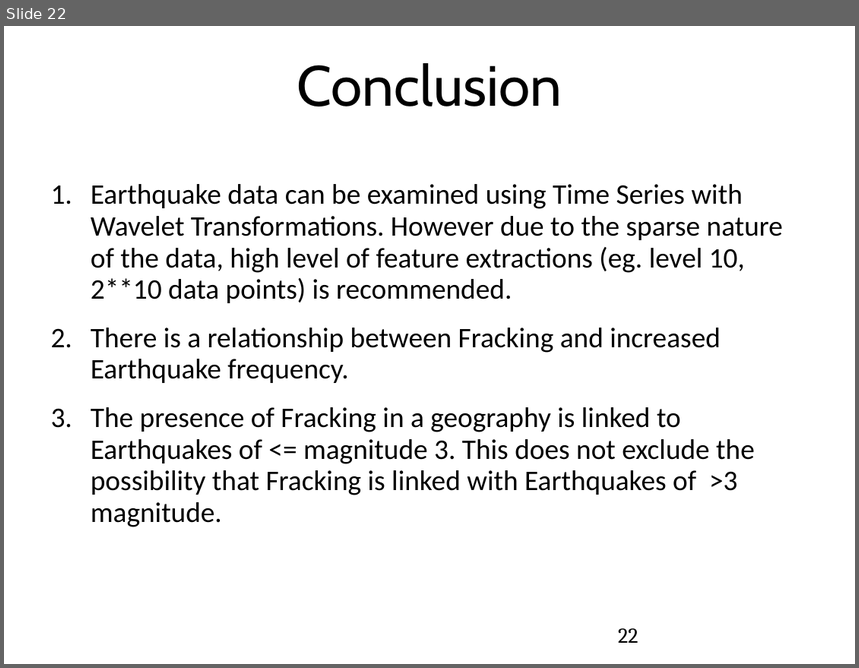
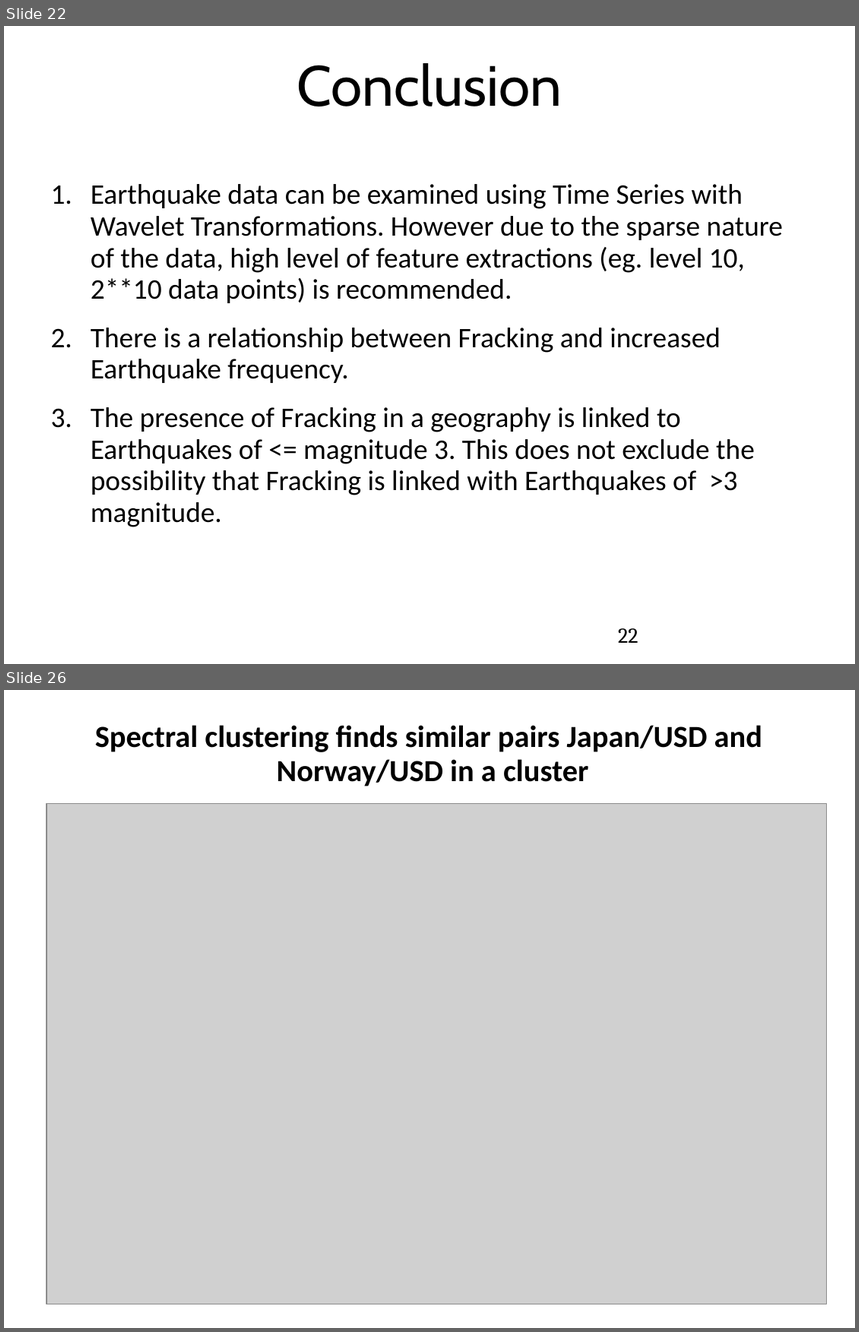
Before and after one commit to SsureyMoon/Ucsc-clustering, a slide deck: presentation/Final- WaveletBasedClusteringOfTimeSeries 3.pptx. Shown one above the other, each under a label of ours: slide 22 before the commit, slides 22 and 26 after it; the slides between them are not shown. The pictures are 859x668 and 859x1332 pixels, drawn with LibreOffice and Linux fonts; fonts in the diff are those of the drawing; grey boxes stand for pictures. Boxes give left, top, right and bottom in pixels: in the first picture for what was removed or moved away, otherwise in the second. Text is boxed around its words. In the diff, an @@ line names an element or a change of style, - is before the commit and + after.

Commit message:
FOREX slides 23-27 (more complete work) and a few FOREX graph files

```diff
--- a/presentation/Final- WaveletBasedClusteringOfTimeSeries 3.pptx
+++ b/presentation/Final- WaveletBasedClusteringOfTimeSeries 3.pptx
@@ slide 26 added at (4,690,855,1328), background #FFFFFF @@
@@ title added at (95,725,762,787), 26 pt, text #000000, bold @@
+Spectral clustering finds similar pairs Japan/USD and
+Norway/USD in a cluster
@@ picture added at (47,803,827,1305) @@
```
Also in this commit, not shown: 1 slide changed, 3 other slides added, 4 other files.
